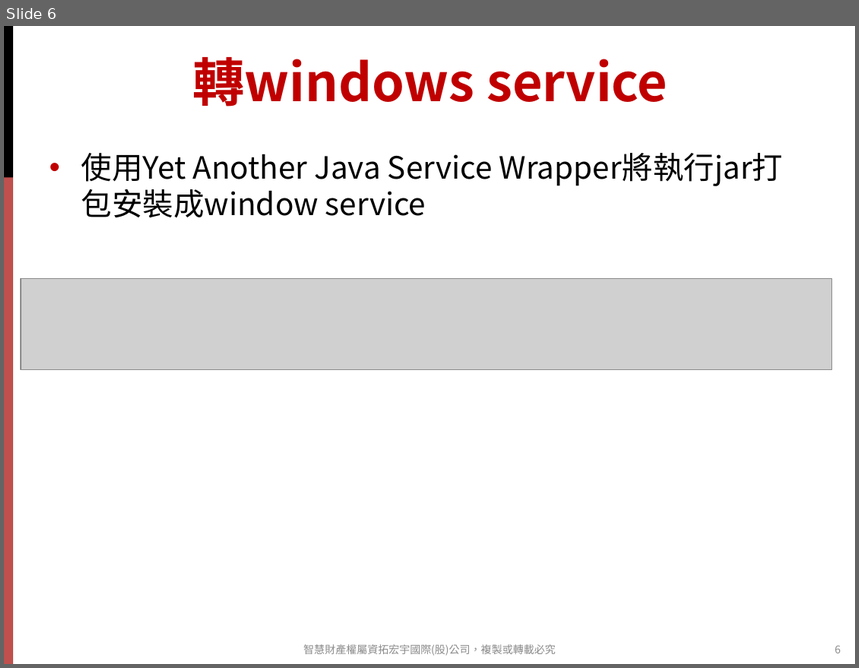
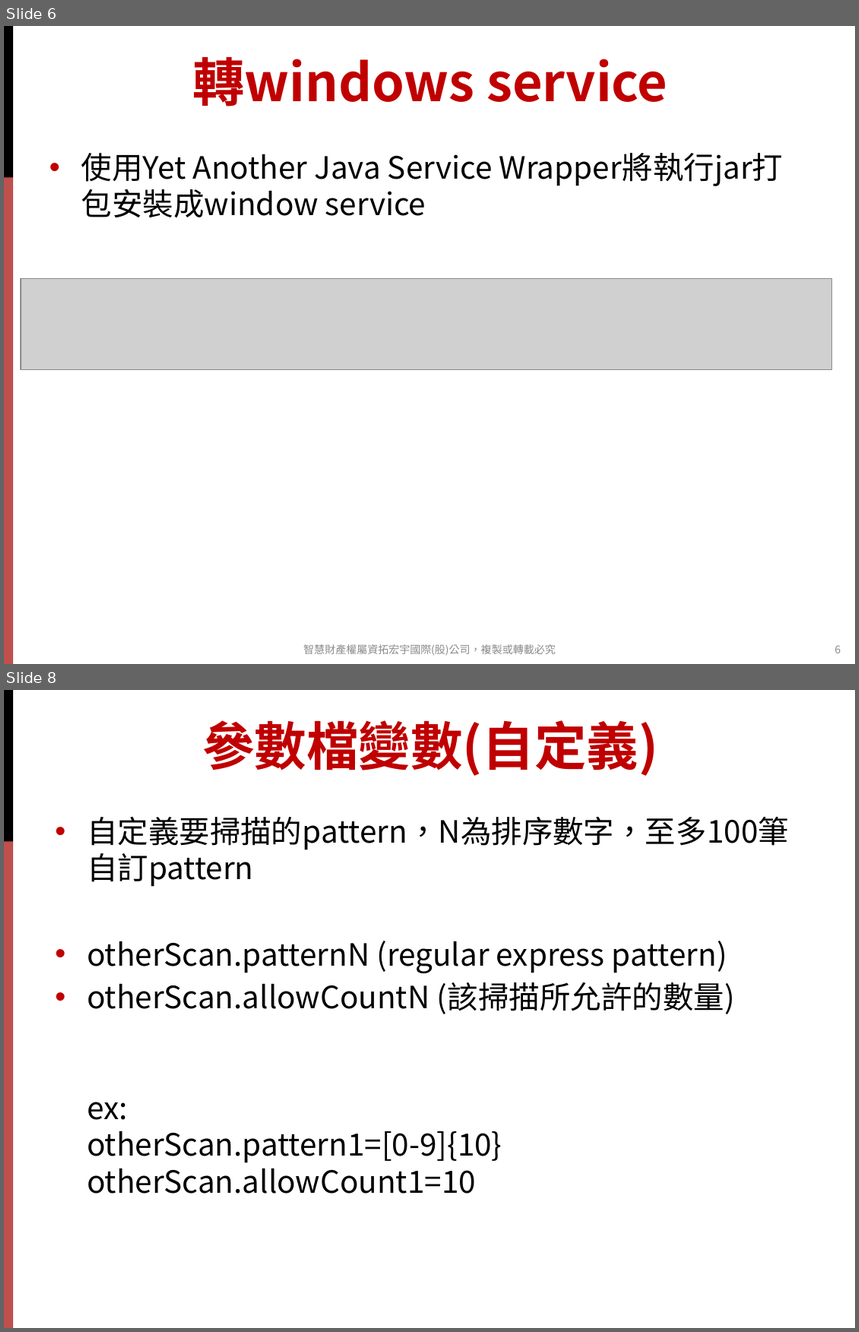
Before and after one commit to strikecbu/TraceLogMonitor, a slide deck: other/doc/TraceLogMonitorWithWAS.pptx. Shown one above the other, each under a label of ours: slide 6 before the commit, slides 6 and 8 after it; the slides between them are not shown. The pictures are 859x668 and 859x1332 pixels, drawn with LibreOffice and Linux fonts; fonts in the diff are those of the drawing; grey boxes stand for pictures; background and template pictures are left out. Boxes give left, top, right and bottom in pixels: in the first picture for what was removed or moved away, otherwise in the second. Text is boxed around its words. In the diff, an @@ line names an element or a change of style, - is before the commit and + after.

```diff
--- a/other/doc/TraceLogMonitorWithWAS.pptx
+++ b/other/doc/TraceLogMonitorWithWAS.pptx
@@ slide 8 added at <box>4,690,855,1328</box>, background #FFFFFF; not listed: 2 template elements that a slide beside it also shows @@
@@ title added at <box>202,720,658,776</box>, 44 pt, text #C00000, bold @@
+參數檔變數(自定義)
@@ text added at <box>87,817,789,1194</box>, 26 pt, text #000000 @@
+• 自定義要掃描的pattern，N為排序數字，至多100筆自訂pattern
+• otherScan.patternN (regular express pattern)
+• otherScan.allowCountN (該掃描所允許的數量)
+  ex:
+  otherScan.pattern1=[0-9]{10}
+  otherScan.allowCount1=10
```
Also in this commit, not shown: 2 slides changed, 2 other slides added, 1 slide removed.
